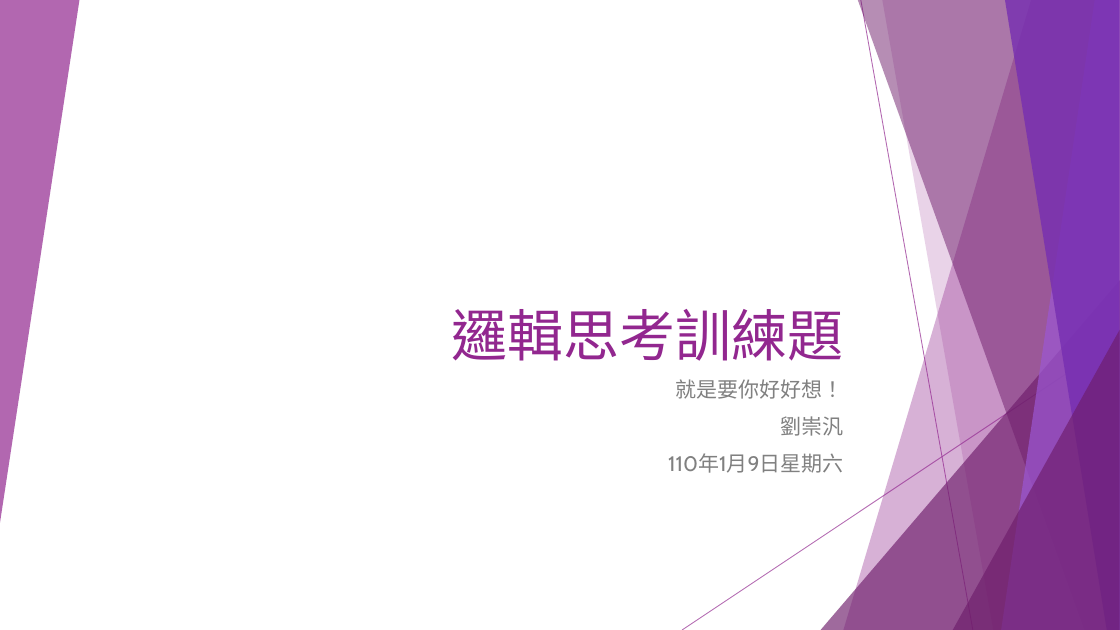
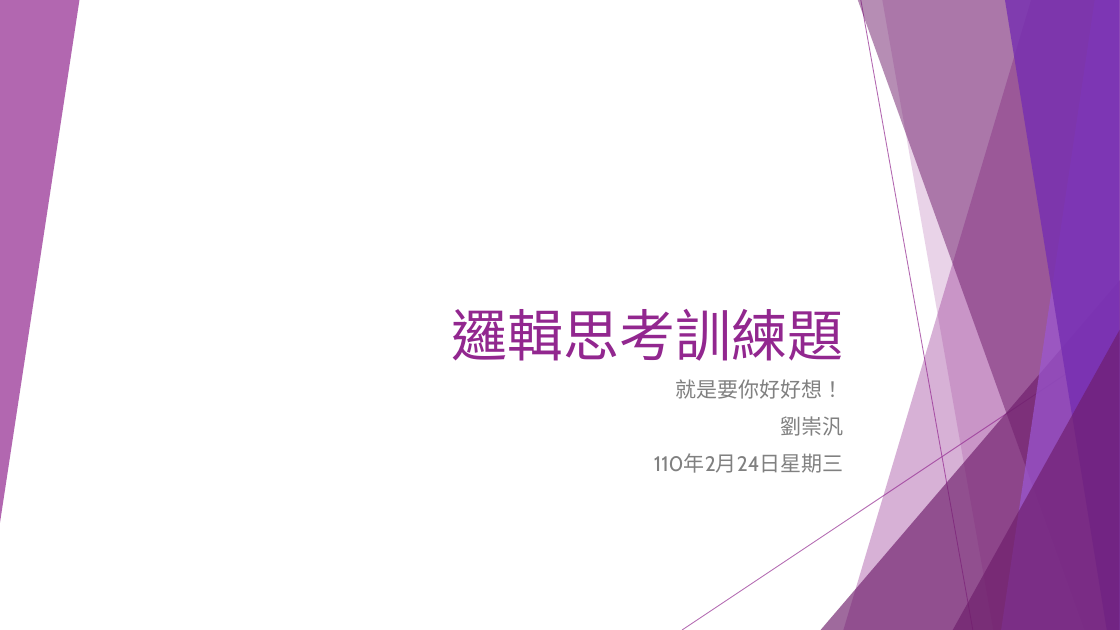
Before and after one commit to liulawsi/My_PPTs, a slide deck: slide 1 of LCC/Python/A1_邏輯思考訓練題.pptx. Drawn at 1120x630 pixels with LibreOffice and Linux fonts; fonts in the diff are those of the drawing. Boxes give left, top, right and bottom in pixels: in the first picture for what was removed or moved away, otherwise in the second. Text is boxed around its words. In the diff, an @@ line names an element or a change of style, - is before the commit and + after.

```diff
--- a/LCC/Python/A1_邏輯思考訓練題.pptx
+++ b/LCC/Python/A1_邏輯思考訓練題.pptx
@@ subtitle at [654, 453, 844, 473]: text changed @@
-110年1月9日星期六
+110年2月24日星期三
```
Also in this commit, not shown: 3 other files.
